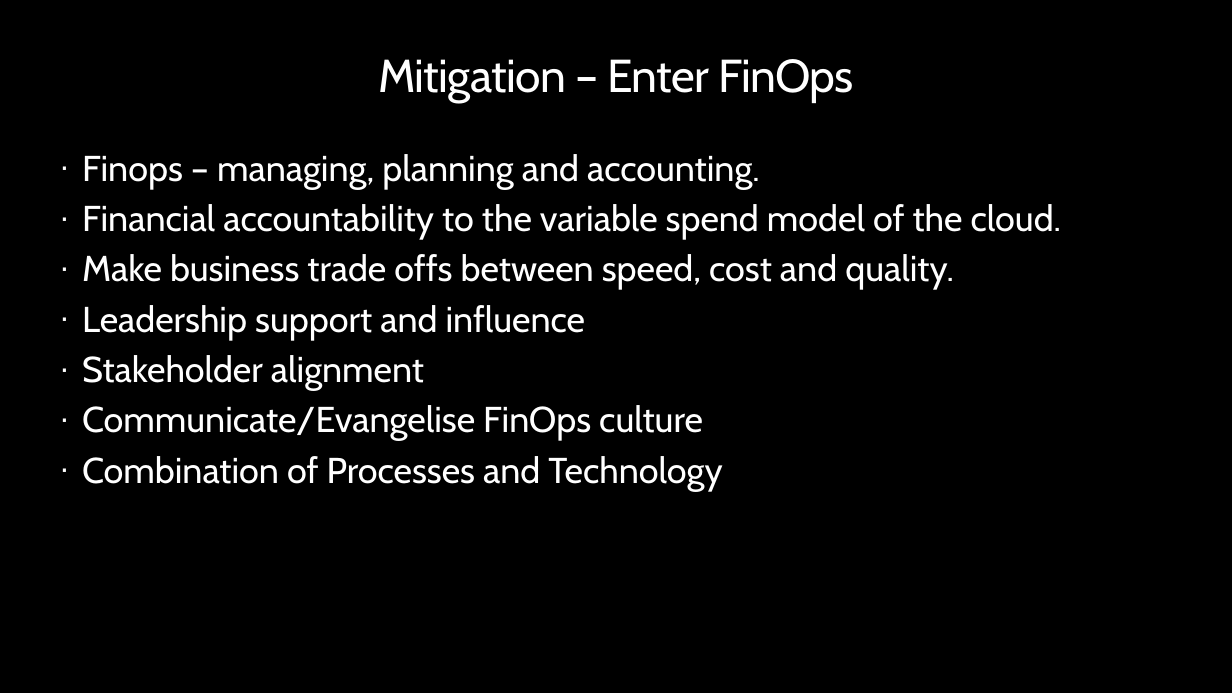
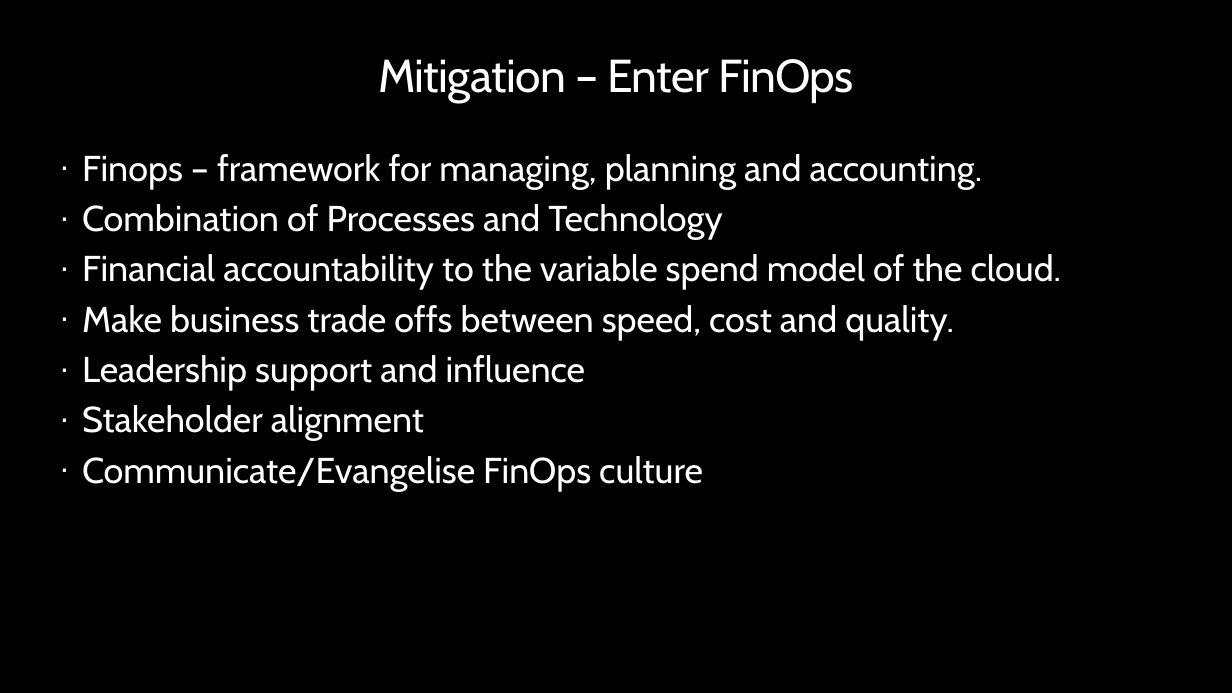
Before and after one commit to peterperov/MSFTCSA, a slide deck: slide 11 of 104-FinOps/Azure FinOps - Introduction.pptx. Drawn at 1232x693 pixels with LibreOffice and Linux fonts; fonts in the diff are those of the drawing; background and template pictures are left out. Boxes give left, top, right and bottom in pixels: in the first picture for what was removed or moved away, otherwise in the second. Text is boxed around its words. In the diff, an @@ line names an element or a change of style, - is before the commit and + after.

```diff
--- a/104-FinOps/Azure FinOps - Introduction.pptx
+++ b/104-FinOps/Azure FinOps - Introduction.pptx
@@ text at box(82, 154, 983, 240): text changed @@
-· Finops – managing, planning and accounting.
+· Finops – framework for managing, planning and accounting.
+· Combination of Processes and Technology
@@ text at box(82, 456, 722, 491): paragraph removed @@
-· Combination of Processes and Technology
```
Also in this commit, not shown: 6 other slides changed.
